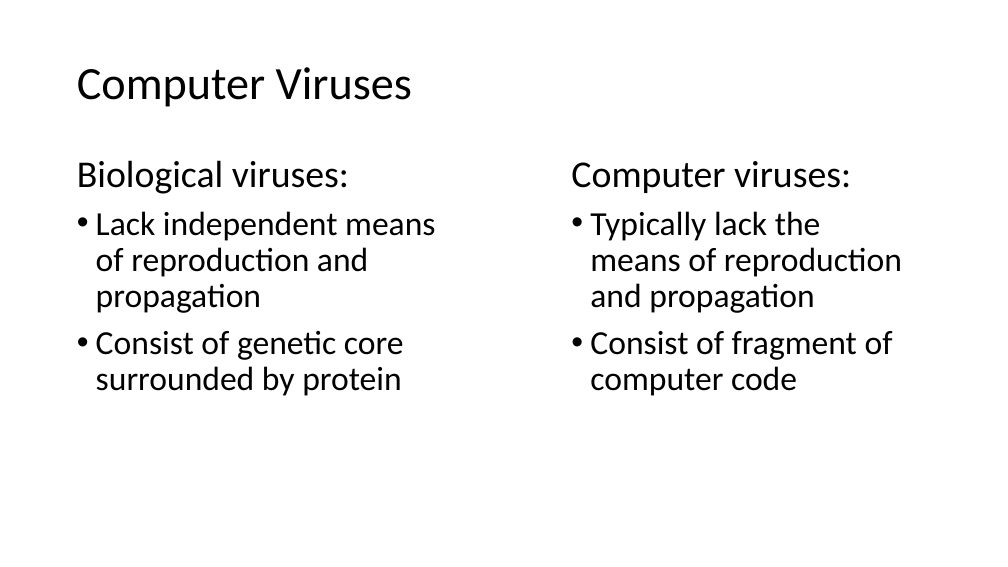
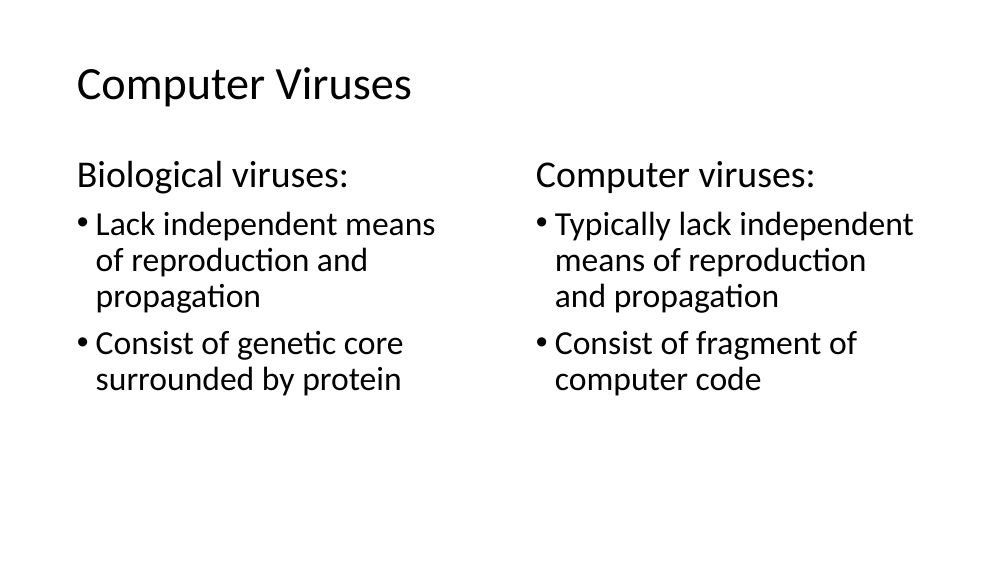
Before and after one commit to BenChurch/Fall2016, a slide deck: slide 23 of CISC879/ChapterPresentation/LectureSlidesCh8.pptx. Drawn at 1008x567 pixels with LibreOffice and Linux fonts; fonts in the diff are those of the drawing. Boxes give left, top, right and bottom in pixels: in the first picture for what was removed or moved away, otherwise in the second. Text is boxed around its words. In the diff, an @@ line names an element or a change of style, - is before the commit and + after.

```diff
--- a/CISC879/ChapterPresentation/LectureSlidesCh8.pptx
+++ b/CISC879/ChapterPresentation/LectureSlidesCh8.pptx
@@ text "Computer viruses:": place and size @@
-text "Computer viruses:" at (571, 161, 902, 396)
+text "Computer viruses:" at (536, 161, 914, 396)
@@ text at (555, 211, 914, 313): text changed @@
-• Typically lack the means of reproduction and propagation
+• Typically lack independent means of reproduction and propagation
```
Also in this commit, not shown: 4 other slides changed, 7 slides added, 8 other files.
